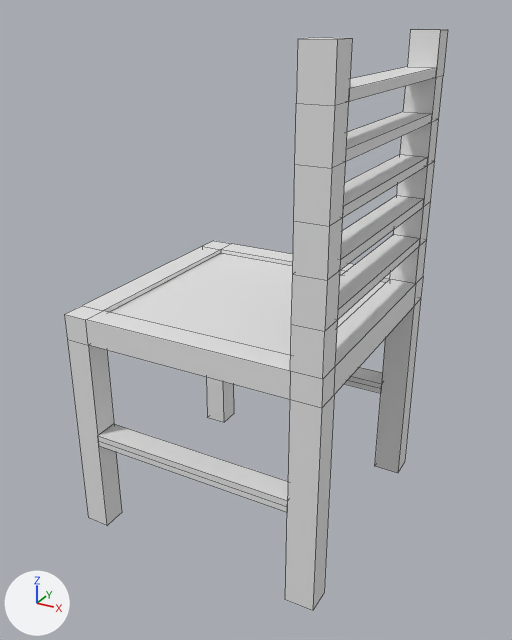
A saved change to the Blender file Assets/Objects/Props/Chair/chair.blend.
Camera for both pictures: a 50 mm camera at (2.62, -4.76, 4.08) aimed at (0.05, -0.08, 1.74). Every picture has the same lights, and +X, +Y and +Z are marked at lower left. Mesh edges are drawn as thin lines.
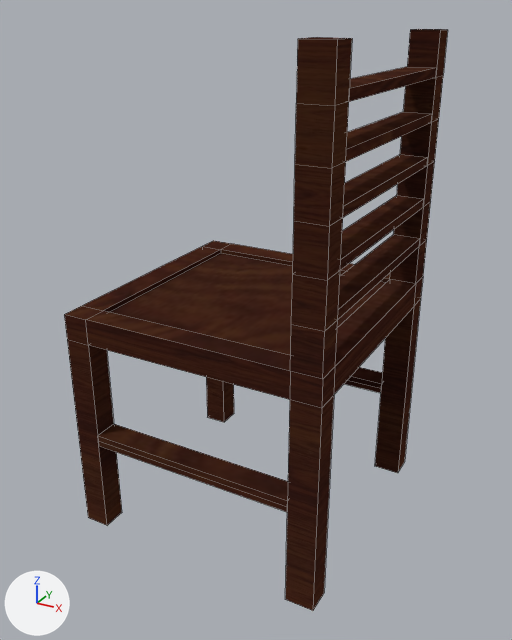
The newer file is also turned or shifted as a whole; pictures and numbers use the older file's frame.

Boxes (x1, y1, x2, y2) around the edits, measured in the pictures (512 x 640 px):
'Cube', recoloured (grey to brown)
    both: (64, 29, 448, 611)

Patch to the scene script:
```diff
--- a/Assets/Objects/Props/Chair/chair.blend.py
+++ b/Assets/Objects/Props/Chair/chair.blend.py
@@ img_woodfinedark003_col_1k_jpg @@
+img_woodfinedark003_col_1k_jpg = load_image('WoodFineDark003_COL_1K.jpg', '../Textures0/WoodFineDark003_COL_1K.jpg', 1024, 1024, 'sRGB')
@@ mat_material_004 @@
+mat_material_004 = bpy.data.materials.new('Material.004')
+# uses the picture img_woodfinedark003_col_1k_jpg
@@ me_cube_001 @@
 me_cube_001.from_pydata(...)  # 182 vertices, 178 faces; spans x -1.0..1.0, y -1.0..1.0, z -20.0..17.6
+me_cube_001.materials.append(mat_material_004)
```
